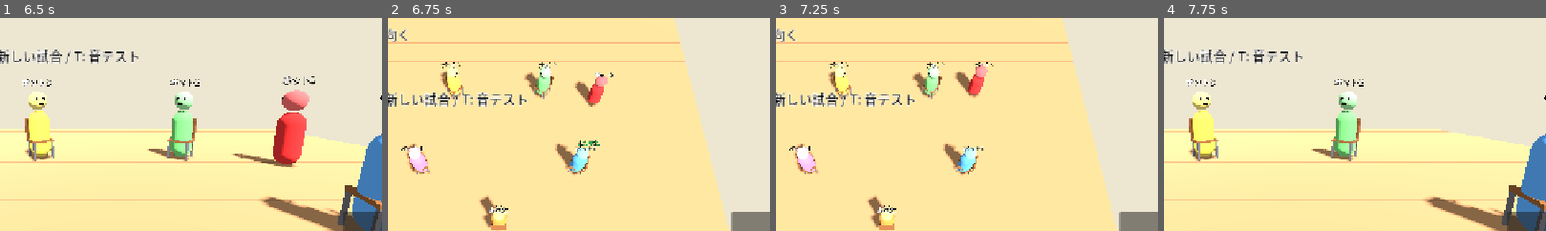
Above: before the commit, frames 1-4 (left to right).
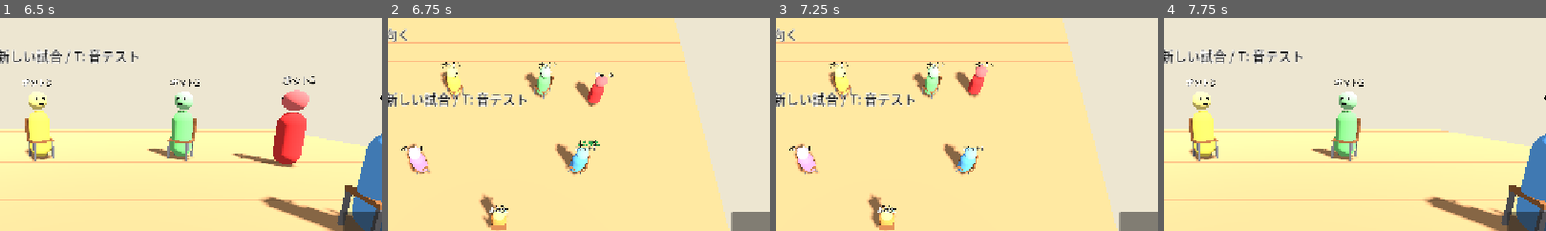
Above: after the commit, the same moments.

Repository: LisaYuumi/ushiro-micha-dame
Game: Godot game, scene res://scenes/main.tscn
The game is run twice, just before and just after one commit, with the same random seed, the same clock (stepped at 60 frames per second) and the same inputs.
Inputs (mouse positions are % of the whole screen's width and height, from its top left):
- Up to frame 1 (6.5 s): click "振り向く" at 0.5 s; click "拾う" at 1.25 s; click "落ちてる!" at 2 s; click "まだ平気" at 2.75 s; click "いま!" at 3.5 s; tap Enter at 4.25 s; move the mouse to (72, 45) at 4.27 s; hold D (move_right) 4.28-5 s; tap N (banana_chaser) at 4.35 s; click (72, 45) at 4.42 s; click "信じて!" at 5 s; drag from (30, 55) to (45, 70) at 5.77 s
- Up to frame 2 (6.75 s): click "上から見る" at 6.5 s
- Up to frame 3 (7.25 s): no input
- Up to frame 4 (7.75 s): click "次へ・やり直し" at 7.25 s
The pictures show only the part of the screen within x 36-86%, y 20-70%; the shares and areas given below are measured in that part.

Frame 1 is identical in both runs. In frame 2, less than 0.1% of the frame differs, in the area x 24-31%, y 82-96%; in frame 3, less than 0.1%; in frame 4, nothing differs.

Commit message:
Faces get more flustered with each お手つき
- 1: worried brows and a sweat drop; 2: two sweat drops, mismatched eyes,
  a frown and trembling; 3rd (score wiped): dazed X eyes, open mouth and
  swaying for the rest of the round
- Everyone's fluster is visible to everyone, so you can spot who is panicking

Co-Authored-By: Claude Opus 5.5 <noreply@anthropic.com>
Claude-Session: https://claude.ai/code/session_018gGhz8RHTqLMKymXrJnaB4

Diff:
--- a/scripts/view/character_model.gd
+++ b/scripts/view/character_model.gd
@@ -10,6 +10,10 @@
 const PANIC := "panic"         # 追いかける/逃げる: 細い目・汗・「o」の口・前のめり
 const WIN := "win"             # 勝ち: にっこり(「^」の目・U の口)
 const LOSE := "lose"           # 負け: しょんぼり(下がった目・への字の口・うなだれる)
+
+## お手つきでだんだん崩れる顔(set_fluster)
+## 0: ふだん / 1: 困り眉・汗 / 2: 汗2つ・目がちぐはぐ・への字口・ふるえる / 3: 放心(×の目・ぽかん口・ふらふら)
+const FLUSTER_MAX := 3
 
 const HEAD_Y := 1.42
 const FACE_Z := -0.205
@@ -22,7 +26,11 @@
 var _mouth_smile: Node3D
 var _mouth_frown: Node3D
 var _sweat: MeshInstance3D
+var _sweat2: MeshInstance3D
+var _brows: Array[MeshInstance3D] = []
+var _x_eyes: Array[Node3D] = []
 var _expression := ""
+var _fluster := -1
 var _hop := 0.0
 var _lean := 0.0
 var _slump := 0.0
@@ -83,6 +91,24 @@
 	_sweat = _mesh(sweat_mesh, Color(0.45, 0.75, 1.0))
 	_sweat.position = Vector3(0.2, HEAD_Y + 0.1, -0.08)
 	_pivot.add_child(_sweat)
+	_sweat2 = _mesh(sweat_mesh, Color(0.45, 0.75, 1.0))
+	_sweat2.position = Vector3(-0.19, HEAD_Y + 0.02, -0.1)
+	_pivot.add_child(_sweat2)
+
+	# 困り眉(ハの字)と、放心の「×」の目
+	for x in [-0.08, 0.08]:
+		var brow := _box(Vector3(0.075, 0.015, 0.01), Vector3(x, HEAD_Y + 0.115, FACE_Z + 0.01))
+		brow.rotation.z = 0.4 if x < 0.0 else -0.4
+		_pivot.add_child(brow)
+		_brows.append(brow)
+		var xe := Node3D.new()
+		xe.position = Vector3(x, HEAD_Y + 0.04, FACE_Z)
+		for r in [0.785, -0.785]:
+			var bar := _box(Vector3(0.07, 0.014, 0.01), Vector3.ZERO)
+			bar.rotation.z = r
+			xe.add_child(bar)
+		_pivot.add_child(xe)
+		_x_eyes.append(xe)
 
 	var label := Label3D.new()
 	label.text = display_name
@@ -106,6 +132,20 @@
 	if expr == _expression:
 		return
 	_expression = expr
+	_apply_face()
+
+
+## お手つきの回数に合わせて、顔をだんだん崩す(0〜FLUSTER_MAX)
+func set_fluster(level: int) -> void:
+	level = clampi(level, 0, FLUSTER_MAX)
+	if level == _fluster:
+		return
+	_fluster = level
+	_apply_face()
+
+
+func _apply_face() -> void:
+	var expr := _expression
 	var happy := expr == WIN
 	for e in _eyes:
 		e.visible = not happy
@@ -127,6 +167,33 @@
 	for e in _eyes:
 		e.scale = eye_scale
 
+	# --- お手つきで崩れた顔を上からかぶせる(勝ち・負け・走っているときは、その顔を優先) ---
+	var f := maxi(_fluster, 0)
+	var calm := expr == NORMAL or expr == SURPRISED or expr == OOPS
+	for b in _brows:
+		b.visible = f >= 1 and expr != WIN
+	_sweat.visible = _sweat.visible or f >= 1
+	_sweat2.visible = f >= 2
+	for xe in _x_eyes:
+		xe.visible = false
+	if not calm:
+		return
+	if f >= 3:
+		# 放心: ×の目・ぽかん口
+		for e in _eyes:
+			e.visible = false
+		for xe in _x_eyes:
+			xe.visible = true
+		_mouth_flat.visible = false
+		_mouth_frown.visible = false
+		_mouth_o.visible = true
+	elif f >= 2 and expr == NORMAL:
+		# 目がちぐはぐ・への字口
+		_eyes[0].scale = Vector3(1.5, 1.5, 1.0)
+		_eyes[1].scale = Vector3(0.75, 0.75, 1.0)
+		_mouth_flat.visible = false
+		_mouth_frown.visible = true
+
 
 ## 振り向いたときなどに、ピョンと跳ねる
 func hop() -> void:
@@ -151,11 +218,21 @@
 	_slip = maxf(_slip - delta / GameConfig.SLIP_TIME, 0.0)
 	# 転ぶ: 横にばったり倒れて、だんだん起き上がる
 	_pivot.rotation.z = sin(minf(_slip * 3.0, 1.0) * PI / 2.0) * 1.3 * minf(_slip * 1.5, 1.0)
+	# お手つきが重なるほど落ち着きがなくなる: 2回でふるえ、放心でふらふら
+	if _fluster == 2:
+		_pivot.position.x = sin(_time * 45.0) * 0.012
+	elif _fluster >= 3:
+		_pivot.rotation.z += sin(_time * 2.5) * 0.15
+		_pivot.position.x = 0.0
+	else:
+		_pivot.position.x = 0.0
 	_pivot.rotation.x = -0.35 * _lean * (1.0 - _slip) - 0.25 * _slump
 	_pivot.scale = Vector3(1.0, 1.0 - 0.08 * _slump, 1.0)
 	# 汗はぷるぷる揺れる
 	if _sweat.visible:
 		_sweat.position.y = HEAD_Y + 0.1 + sin(_time * 10.0) * 0.015
+	if _sweat2.visible:
+		_sweat2.position.y = HEAD_Y + 0.02 + sin(_time * 12.0 + 1.0) * 0.015
 
 
 # --- 部品づくり ---
--- a/scripts/view/world_view.gd
+++ b/scripts/view/world_view.gd
@@ -41,6 +41,8 @@
 var _oops_until := {}
 var _surprise_until := {}
 var _was_looking := {}
+## お手つき3回で放心している人(そのラウンドの間)
+var _dazed := {}
 
 
 func build(state: GameState) -> void:
@@ -51,6 +53,7 @@
 	_oops_until.clear()
 	_surprise_until.clear()
 	_was_looking.clear()
+	_dazed.clear()
 	_stamp_labels.clear()
 	_banana_nodes.clear()
 
@@ -117,6 +120,8 @@
 	elif a.looking_back or _surprise_until.get(a.id, -1.0) > _clock:
 		expr = CharacterModel.SURPRISED
 	model.set_expression(expr)
+	# お手つきの回数で、顔がだんだん崩れていく(3回目は放心)
+	model.set_fluster(CharacterModel.FLUSTER_MAX if _dazed.has(a.id) else mini(a.otetsuki_count, 2))
 	# 振り向いた瞬間にピョンと跳ねる
 	if a.looking_back and not _was_looking.get(a.id, false):
 		model.hop()
@@ -129,6 +134,8 @@
 	match e.get("type"):
 		"otetsuki":
 			_oops_until[e["actor"]] = _clock + 1.5
+			if e.get("limit_reached", false):
+				_dazed[e["actor"]] = true
 		"stamp":
 			# スタンプが届いた人は、びっくり顔になる
 			_surprise_until[e["target"]] = _clock + 1.0
